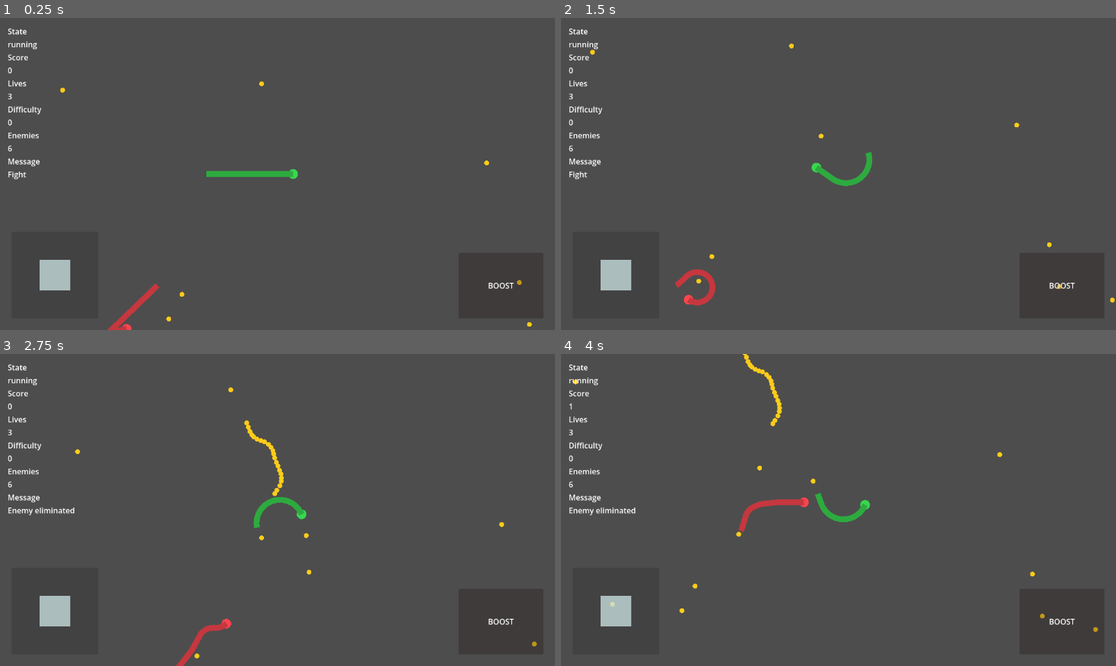
Above: before the commit, frames 1-4 (two rows, left to right).
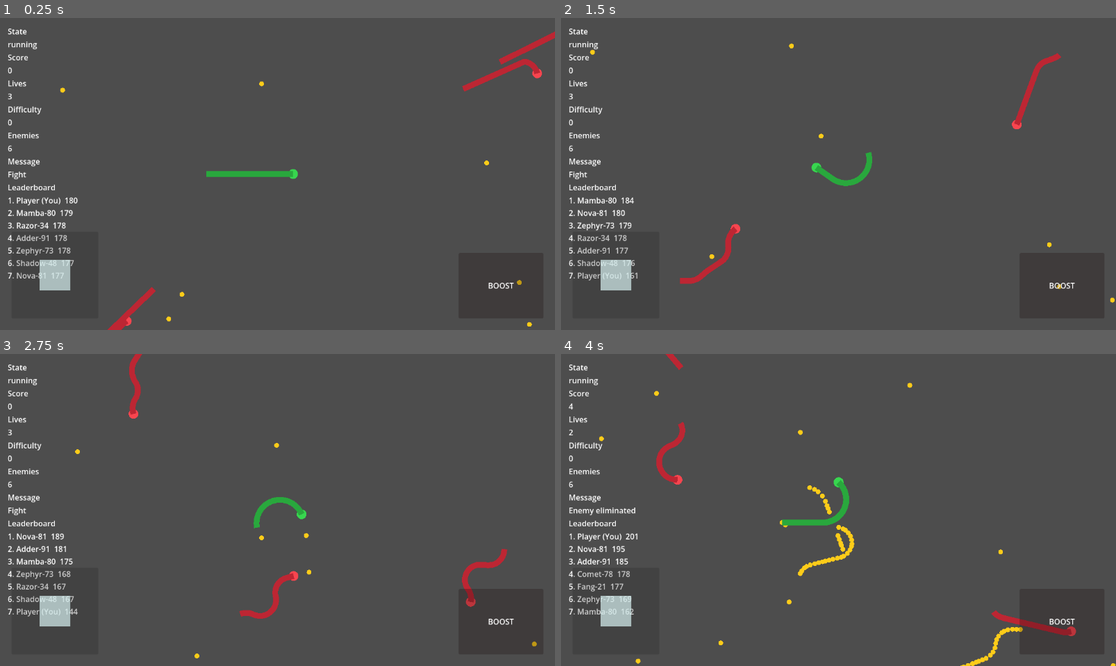
Above: after the commit, the same moments.

Repository: Jlu-waterbrother/snake_combat
Game: Godot game, scene res://scenes/main/main.tscn
Same seed, same stepped clock (60 frames per second), same inputs: the game is played once before the commit and once after it.
Inputs (mouse positions are in pixels of both pictures, inside the frame that each line leads up to):
- Up to frame 1 (0.25 s): no input
- Up to frame 2 (1.5 s): tap Enter at 0.5 s; move the mouse to (960, 158) at 0.52 s; hold D (turn_right) 0.53-1.25 s; hold Shift (boost) 0.53-1.25 s; click (960, 158) at 0.67 s; drag from (727, 189) to (688, 305) at 1.27 s
- Up to frame 3 (2.75 s): move the mouse to (333, 441) at 2.02 s; hold D (turn_right) from 2.03 s (still down); hold Shift (boost) from 2.03 s (still down)
- Up to frame 4 (4 s): release D (turn_right) at 2.75 s; release Shift (boost) at 2.75 s; drag from (810, 572) to (638, 450) at 2.77 s; move the mouse to (1005, 556) at 3.52 s; hold A (turn_left) from 3.53 s (still down); hold Shift (boost) from 3.53 s (still down)

The runs differ from the first frame. In frame 1, 1.4% of the frame differs, in the area x 1-100%, y 4-100%; in frame 2, 1.7%; in frame 3, 2.3%; in frame 4, 3.4%, in the area x 1-100%, y 0-100%.

Commit message:
食物性能优化V1

Diff:
--- /dev/null
+++ b/resources/config/default_enemy_skin.tres
@@ -0,0 +1,10 @@
+[gd_resource type="Resource" script_class="SnakeSkin" load_steps=2 format=3]
+
+[ext_resource type="Script" path="res://scripts/config/snake_skin.gd" id="1"]
+
+[resource]
+script = ExtResource("1")
+head_color = Color(0.97, 0.27, 0.31, 1)
+body_color = Color(0.74, 0.15, 0.2, 1)
+head_radius_scale = 1.0
+body_width_scale = 1.0
--- /dev/null
+++ b/resources/config/default_player_skin.tres
@@ -0,0 +1,10 @@
+[gd_resource type="Resource" script_class="SnakeSkin" load_steps=2 format=3]
+
+[ext_resource type="Script" path="res://scripts/config/snake_skin.gd" id="1"]
+
+[resource]
+script = ExtResource("1")
+head_color = Color(0.22, 0.84, 0.31, 1)
+body_color = Color(0.16, 0.66, 0.24, 1)
+head_radius_scale = 1.0
+body_width_scale = 1.0
--- a/scenes/ui/hud.tscn
+++ b/scenes/ui/hud.tscn
@@ -8,8 +8,8 @@
 [node name="Margin" type="MarginContainer" parent="."]
 offset_left = 16.0
 offset_top = 16.0
-offset_right = 320.0
-offset_bottom = 280.0
+offset_right = 460.0
+offset_bottom = 560.0
 
 [node name="Rows" type="VBoxContainer" parent="Margin"]
 
@@ -48,3 +48,9 @@
 
 [node name="MessageValue" type="Label" parent="Margin/Rows"]
 text = "Ready"
+
+[node name="LeaderboardLabel" type="Label" parent="Margin/Rows"]
+text = "Leaderboard"
+
+[node name="LeaderboardValue" type="Label" parent="Margin/Rows"]
+text = "-"
--- a/scenes/world/world.tscn
+++ b/scenes/world/world.tscn
@@ -8,6 +8,8 @@
 [ext_resource type="Resource" path="res://resources/config/default_ai_config.tres" id="6"]
 [ext_resource type="PackedScene" path="res://scenes/snake/player_snake.tscn" id="7"]
 [ext_resource type="PackedScene" path="res://scenes/food/food_item.tscn" id="8"]
+[ext_resource type="Resource" path="res://resources/config/default_player_skin.tres" id="9"]
+[ext_resource type="Resource" path="res://resources/config/default_enemy_skin.tres" id="10"]
 
 [node name="World" type="Node2D"]
 script = ExtResource("1")
@@ -21,6 +23,8 @@
 enemy_snake_scene = ExtResource("7")
 movement_config = ExtResource("4")
 ai_config = ExtResource("6")
+player_skin = ExtResource("9")
+enemy_skin = ExtResource("10")
 world_radius = 2200.0
 
 [node name="FoodManager" type="Node2D" parent="."]
--- /dev/null
+++ b/scripts/config/snake_skin.gd
@@ -0,0 +1,7 @@
+extends Resource
+class_name SnakeSkin
+
+@export var head_color: Color = Color(0.22, 0.84, 0.31)
+@export var body_color: Color = Color(0.16, 0.66, 0.24)
+@export var head_radius_scale: float = 1.0
+@export var body_width_scale: float = 1.0
--- a/scripts/managers/food_manager.gd
+++ b/scripts/managers/food_manager.gd
@@ -10,6 +10,8 @@
 @export var safe_spawn_radius: float = 180.0
 @export var respawn_on_consume: bool = true
 @export var spawn_attempts: int = 8
+@export var max_active_food_count: int = 420
+@export var max_food_samples_per_query: int = 320
 
 var _rng: RandomNumberGenerator = RandomNumberGenerator.new()
 var _next_food_id: int = 1
@@ -22,8 +24,12 @@
 		return
 
 	_rng.randomize()
-	_ensure_pool_capacity(initial_food_count)
-	for _i: int in range(initial_food_count):
+	var bootstrap_count: int = max(initial_food_count, 0)
+	if max_active_food_count > 0:
+		bootstrap_count = min(bootstrap_count, max_active_food_count)
+
+	_ensure_pool_capacity(bootstrap_count)
+	for _i: int in range(bootstrap_count):
 		_spawn_food_at_position(_sample_spawn_point(), 1)
 
 func spawn_food_burst(center_position: Vector2, amount: int) -> void:
@@ -55,13 +61,18 @@
 		nearest_map[origin_key] = Vector2.INF
 		best_distance_squared[origin_key] = max_distance_squared
 
-	var active_positions: PackedVector2Array = PackedVector2Array()
-	for food_node: Area2D in _active_food:
+	if _active_food.is_empty():
+		return nearest_map
+
+	var sample_budget: int = max(max_food_samples_per_query, 1)
+	var total_active: int = _active_food.size()
+	var sample_step: int = max(int(ceil(float(total_active) / float(sample_budget))), 1)
+	for index: int in range(0, total_active, sample_step):
+		var food_node: Area2D = _active_food[index]
 		if not is_instance_valid(food_node) or not food_node.visible:
 			continue
-		active_positions.append(food_node.global_position)
 
-	for food_position: Vector2 in active_positions:
+		var food_position: Vector2 = food_node.global_position
 		for origin_key: Variant in origins.keys():
 			var origin_value: Variant = origins.get(origin_key, Vector2.ZERO)
 			if origin_value is not Vector2:
@@ -80,7 +91,11 @@
 	return _active_food.size()
 
 func _ensure_pool_capacity(target_count: int) -> void:
-	while _active_food.size() + _inactive_food.size() < target_count:
+	var clamped_target: int = max(target_count, 0)
+	if max_active_food_count > 0:
+		clamped_target = min(clamped_target, max_active_food_count)
+
+	while _active_food.size() + _inactive_food.size() < clamped_target:
 		var food_node := food_scene.instantiate() as Area2D
 		if food_node == null:
 			push_error("food_scene must instantiate to Area2D.")
@@ -98,13 +113,28 @@
 		_inactive_food.append(food_node)
 
 func _spawn_food_at_position(point: Vector2, food_amount: int) -> void:
+	if max_active_food_count > 0 and _active_food.size() >= max_active_food_count:
+		if _active_food.is_empty():
+			return
+
+		var recycled_food: Area2D = _active_food.pop_back()
+		if not is_instance_valid(recycled_food):
+			return
+
+		var recycled_food_id: int = _next_food_id
+		_next_food_id += 1
+		_activate_food_node(recycled_food, recycled_food_id, point, food_amount)
+		return
+
 	var food_node: Area2D = _acquire_food_node()
 	if food_node == null:
 		return
 
 	var food_id: int = _next_food_id
 	_next_food_id += 1
+	_activate_food_node(food_node, food_id, point, food_amount)
 
+func _activate_food_node(food_node: Area2D, food_id: int, point: Vector2, food_amount: int) -> void:
 	if food_node.has_method("configure"):
 		food_node.call("configure", food_id, point, food_amount)
 	else:
--- a/scripts/managers/snake_manager.gd
+++ b/scripts/managers/snake_manager.gd
@@ -11,6 +11,8 @@
 @export var enemy_snake_scene: PackedScene
 @export var movement_config: Resource
 @export var ai_config: Resource
+@export var player_skin: Resource
+@export var enemy_skin: Resource
 @export var growth_per_food: float = 8.0
 @export var enemy_spawn_radius_min: float = 420.0
 @export var enemy_spawn_radius_max: float = 980.0
@@ -27,6 +29,26 @@
 const STATE_SEEK: StringName = &"seek"
 const STATE_CHASE: StringName = &"chase"
 const STATE_AVOID: StringName = &"avoid"
+const ENEMY_NAME_POOL := [
+	"Viper",
+	"Cobra",
+	"Mamba",
+	"Krait",
+	"Asp",
+	"Adder",
+	"Fang",
+	"Razor",
+	"Ember",
+	"Riptide",
+	"Nova",
+	"Storm",
+	"Blaze",
+	"Echo",
+	"Comet",
+	"Zephyr",
+	"Spike",
+	"Shadow",
+]
 
 var _rng: RandomNumberGenerator = RandomNumberGenerator.new()
 var _scores: Dictionary[StringName, int] = {}
@@ -43,6 +65,7 @@
 var _boost_scale: float = 1.0
 var _shed_length_remainder: Dictionary[StringName, float] = {}
 var _invincibility_remaining: Dictionary[StringName, float] = {}
+var _snake_display_names: Dictionary[StringName, String] = {}
 
 func _ready() -> void:
 	_rng.randomize()
@@ -142,6 +165,7 @@
 	_scores.erase(snake_id)
 	_shed_length_remainder.erase(snake_id)
 	_invincibility_remaining.erase(snake_id)
+	_snake_display_names.erase(snake_id)
 	if snake_id == _player_snake_id:
 		_player_snake_id = &""
 	if was_enemy:
@@ -186,6 +210,19 @@
 		if value is float or value is int:
 			return float(value)
 	return 0.0
+
+func get_leaderboard_entries() -> Array[Dictionary]:
+	var entries: Array[Dictionary] = []
+	for snake_id: StringName in _snake_nodes.keys():
+		entries.append({
+			"snake_id": snake_id,
+			"name": _snake_display_names.get(snake_id, String(snake_id)),
+			"length": _snake_length(snake_id),
+			"is_player": snake_id == _player_snake_id,
+		})
+
+	entries.sort_custom(_sort_leaderboard_entries)
+	return entries
 
 func set_temporary_invincibility(snake_id: StringName, duration_seconds: float) -> void:
 	if not _snake_nodes.has(snake_id):
@@ -236,13 +273,19 @@
 		push_error("Snake scene must instantiate to Node2D.")
 		return false
 
+	var applied_skin: bool = false
+	if snake_node.has_method("set_skin"):
+		var selected_skin: Resource = enemy_skin if is_enemy else player_skin
+		if selected_skin != null:
+			snake_node.call("set_skin", selected_skin)
+			applied_skin = true
 	if snake_node.has_method("set_movement_config"):
 		snake_node.call("set_movement_config", movement_config)
 	if snake_node.has_method("set_snake_id"):
 		snake_node.call("set_snake_id", snake_id)
 	if snake_node.has_method("set_control_mode"):
 		snake_node.call("set_control_mode", 1 if is_enemy else 0)
-	if snake_node.has_method("set_head_color") and is_enemy:
+	if snake_node.has_method("set_head_color") and is_enemy and not applied_skin:
 		snake_node.call("set_head_color", Color(0.97, 0.27, 0.31))
 	if snake_node.has_signal("snake_died"):
 		snake_node.snake_died.connect(_on_snake_node_died.bind(snake_id))
@@ -254,6 +297,7 @@
 	_snake_nodes[snake_id] = snake_node
 	_scores[snake_id] = 0
 	_shed_length_remainder[snake_id] = 0.0
+	_snake_display_names[snake_id] = _generate_enemy_name() if is_enemy else "Player"
 	return true
 
 func _sample_enemy_spawn_position() -> Vector2:
@@ -492,6 +536,29 @@
 			return max(float(value), 0.0)
 	return 0.0
 
+func _sort_leaderboard_entries(a: Dictionary, b: Dictionary) -> bool:
+	var length_a: float = float(a.get("length", 0.0))
+	var length_b: float = float(b.get("length", 0.0))
+	if is_equal_approx(length_a, length_b):
+		var name_a: String = String(a.get("name", ""))
+		var name_b: String = String(b.get("name", ""))
+		return name_a < name_b
+	return length_a > length_b
+
+func _generate_enemy_name() -> String:
+	if ENEMY_NAME_POOL.is_empty():
+		return "Enemy-%03d" % _rng.randi_range(0, 999)
+
+	var attempts: int = max(ENEMY_NAME_POOL.size() * 2, 8)
+	for _attempt: int in range(attempts):
+		var pool_index: int = _rng.randi_range(0, ENEMY_NAME_POOL.size() - 1)
+		var base_name: String = ENEMY_NAME_POOL[pool_index]
+		var candidate: String = "%s-%02d" % [base_name, _rng.randi_range(0, 99)]
+		if not _snake_display_names.values().has(candidate):
+			return candidate
+
+	return "%s-%03d" % [ENEMY_NAME_POOL[0], _rng.randi_range(100, 999)]
+
 func _update_invincibility(delta: float) -> void:
 	if _invincibility_remaining.is_empty():
 		return
@@ -551,8 +618,8 @@
 	var drop_amount: int = int(floor(accumulated_length / growth_unit))
 	_shed_length_remainder[snake_id] = accumulated_length - float(drop_amount) * growth_unit
 
-	for _i: int in range(drop_amount):
-		snake_mass_dropped.emit(world_position, 1)
+	if drop_amount > 0:
+		snake_mass_dropped.emit(world_position, drop_amount)
 
 func _random_direction() -> Vector2:
 	var angle: float = _rng.randf_range(0.0, TAU)
--- a/scripts/snake/player_snake.gd
+++ b/scripts/snake/player_snake.gd
@@ -9,11 +9,16 @@
 }
 
 @export var movement_config: Resource
+@export var skin: Resource
 @export var default_base_speed: float = 165.0
 @export var default_boost_speed: float = 255.0
 @export var boost_body_drain_per_second: float = 18.0
 @export var min_body_length_for_boost: float = 120.0
 @export var min_body_length: float = 80.0
+@export var visual_reference_length: float = 180.0
+@export var head_growth_scale: float = 0.35
+@export var body_width_growth_scale: float = 0.45
+@export var max_visual_scale: float = 2.4
 @export var coiling_turn_threshold: float = 0.55
 @export var coiling_shrink_per_second: float = 8.0
 @export var default_turn_rate_deg_per_second: float = 300.0
@@ -38,6 +43,12 @@
 var _is_dead: bool = false
 var _ai_turn_input: float = 0.0
 var _ai_boosting: bool = false
+var _base_head_radius: float = 10.0
+var _base_body_line_width: float = 12.0
+var _skin_head_color: Color = Color(0.22, 0.84, 0.31)
+var _skin_body_color: Color = Color(0.18, 0.67, 0.25)
+var _skin_head_radius_scale: float = 1.0
+var _skin_body_width_scale: float = 1.0
 
 func _ready() -> void:
 	_heading = initial_heading.normalized()
@@ -47,6 +58,12 @@
 	head_area.collision_layer = 4
 	head_area.collision_mask = 8
 	head_area.add_to_group("snake_head")
+	_base_head_radius = max(head_radius, 1.0)
+	_base_body_line_width = max(body_line.width, 1.0)
+	_skin_head_color = head_color
+	_skin_body_color = head_color.darkened(0.2)
+	_apply_skin()
+	_sync_visual_scale()
 	_sync_head_collision()
 	_sync_body_style()
 
@@ -88,6 +105,7 @@
 	if contraction_factor > 0.0:
 		body_length = max(body_length - coiling_shrink_per_second * contraction_factor * delta, min_body_length)
 
+	_sync_visual_scale()
 	_append_trail_point(global_position)
 	_trim_trail_to_length(body_length)
 	_sync_body_line()
@@ -115,9 +133,15 @@
 
 func set_head_color(new_head_color: Color) -> void:
 	head_color = new_head_color
+	_skin_head_color = new_head_color
+	_skin_body_color = new_head_color.darkened(0.2)
 	if is_inside_tree():
 		_sync_body_style()
 		queue_redraw()
+
+func set_skin(new_skin: Resource) -> void:
+	skin = new_skin
+	_apply_skin()
 
 func grow_by(length_delta: float) -> void:
 	if length_delta <= 0.0:
@@ -188,6 +212,49 @@
 	if _trail_points.is_empty():
 		return global_position
 	return _trail_points[0]
+
+func _apply_skin() -> void:
+	var next_head_color: Color = _skin_head_color
+	var next_body_color: Color = _skin_body_color
+	var next_head_scale: float = 1.0
+	var next_body_scale: float = 1.0
+
+	if skin != null:
+		next_head_color = _skin_color("head_color", _skin_head_color)
+		next_body_color = _skin_color("body_color", next_head_color.darkened(0.2))
+		next_head_scale = max(_skin_number("head_radius_scale", 1.0), 0.4)
+		next_body_scale = max(_skin_number("body_width_scale", 1.0), 0.4)
+
+	_skin_head_color = next_head_color
+	_skin_body_color = next_body_color
+	_skin_head_radius_scale = next_head_scale
+	_skin_body_width_scale = next_body_scale
+	head_color = _skin_head_color
+
+	if is_inside_tree():
+		_sync_visual_scale()
+		_sync_body_style()
+		queue_redraw()
+
+func _sync_visual_scale() -> void:
+	var reference_length: float = max(visual_reference_length, 1.0)
+	var length_ratio: float = max(body_length / reference_length, 0.01)
+	var growth_amount: float = max(length_ratio - 1.0, 0.0)
+	var visual_scale_limit: float = max(max_visual_scale, 1.0)
+
+	var head_scale: float = clamp(1.0 + growth_amount * max(head_growth_scale, 0.0), 1.0, visual_scale_limit)
+	var body_scale: float = clamp(1.0 + growth_amount * max(body_width_growth_scale, 0.0), 1.0, visual_scale_limit)
+
+	var target_head_radius: float = _base_head_radius * _skin_head_radius_scale * head_scale
+	var target_body_width: float = _base_body_line_width * _skin_body_width_scale * body_scale
+	var head_changed: bool = not is_equal_approx(head_radius, target_head_radius)
+
+	head_radius = target_head_radius
+	if body_line != null:
+		body_line.width = target_body_width
+	if head_changed:
+		_sync_head_collision()
+		queue_redraw()
 
 func _append_trail_point(world_point: Vector2) -> void:
 	if _trail_points.is_empty():
@@ -267,7 +334,7 @@
 func _sync_body_style() -> void:
 	if body_line == null:
 		return
-	body_line.default_color = head_color.darkened(0.2)
+	body_line.default_color = _skin_body_color
 
 func _config_number(property_name: String, fallback: float) -> float:
 	if movement_config == null:
@@ -277,3 +344,21 @@
 	if value is float or value is int:
 		return float(value)
 	return fallback
+
+func _skin_number(property_name: String, fallback: float) -> float:
+	if skin == null:
+		return fallback
+
+	var value: Variant = skin.get(property_name)
+	if value is float or value is int:
+		return float(value)
+	return fallback
+
+func _skin_color(property_name: String, fallback: Color) -> Color:
+	if skin == null:
+		return fallback
+
+	var value: Variant = skin.get(property_name)
+	if value is Color:
+		return value
+	return fallback
--- a/scripts/ui/hud.gd
+++ b/scripts/ui/hud.gd
@@ -6,6 +6,7 @@
 @onready var difficulty_value_label: Label = $Margin/Rows/DifficultyValue
 @onready var enemies_value_label: Label = $Margin/Rows/EnemiesValue
 @onready var message_value_label: Label = $Margin/Rows/MessageValue
+@onready var leaderboard_value_label: Label = $Margin/Rows/LeaderboardValue
 
 var _enemy_count: int = 0
 
@@ -16,6 +17,16 @@
 	world.difficulty_changed.connect(_on_difficulty_changed)
 	world.snake_spawned.connect(_on_snake_spawned)
 	world.snake_died.connect(_on_snake_died)
+	if world.has_signal("leaderboard_changed"):
+		world.leaderboard_changed.connect(_on_leaderboard_changed)
+	if world.has_method("get_leaderboard_entries"):
+		var entries_value: Variant = world.call("get_leaderboard_entries")
+		if entries_value is Array:
+			var entries: Array[Dictionary] = []
+			for entry_value: Variant in entries_value:
+				if entry_value is Dictionary:
+					entries.append(entry_value)
+			_on_leaderboard_changed(entries)
 
 func _on_match_state_changed(state: StringName) -> void:
 	state_value_label.text = String(state)
@@ -52,3 +63,20 @@
 		_enemy_count = max(_enemy_count - 1, 0)
 		enemies_value_label.text = str(_enemy_count)
 		message_value_label.text = "Enemy eliminated"
+
+func _on_leaderboard_changed(entries: Array[Dictionary]) -> void:
+	if entries.is_empty():
+		leaderboard_value_label.text = "-"
+		return
+
+	var lines: PackedStringArray = PackedStringArray()
+	var rank: int = 1
+	for entry: Dictionary in entries:
+		var display_name: String = String(entry.get("name", "Unknown"))
+		if bool(entry.get("is_player", false)):
+			display_name = "%s (You)" % display_name
+		var length_value: float = float(entry.get("length", 0.0))
+		lines.append("%d. %s  %.0f" % [rank, display_name, length_value])
+		rank += 1
+
+	leaderboard_value_label.text = "\n".join(lines)
--- a/scripts/world/world.gd
+++ b/scripts/world/world.gd
@@ -8,6 +8,7 @@
 signal enemy_state_changed(snake_id: StringName, state: StringName)
 signal lives_changed(remaining_lives: int)
 signal difficulty_changed(level: int, enemy_target: int)
+signal leaderboard_changed(entries: Array[Dictionary])
 
 @export var movement_config: Resource
 @export var food_config: Resource
@@ -35,6 +36,7 @@
 var _max_difficulty_level: int = 5
 var _base_camera_follow_lerp_speed: float = 8.0
 var _pre_pause_state: StringName = &"running"
+var _last_leaderboard_signature: String = ""
 
 func _ready() -> void:
 	snake_manager.snake_spawned.connect(_on_snake_spawned)
@@ -80,6 +82,7 @@
 
 func _physics_process(delta: float) -> void:
 	_update_dynamic_difficulty(delta)
+	_emit_leaderboard_if_changed()
 
 	if _camera_target_snake_id == &"":
 		return
@@ -91,6 +94,7 @@
 	camera_rig.global_position = camera_rig.global_position.lerp(target_position, follow_weight)
 
 func start_match() -> void:
+	_last_leaderboard_signature = ""
 	_remaining_lives = max(player_lives, 1)
 	lives_changed.emit(_remaining_lives)
 
@@ -109,10 +113,12 @@
 	snake_manager.spawn_enemy_snakes(_base_enemy_count)
 	_camera_target_snake_id = player_snake_id
 	_set_match_state(&"running")
+	_emit_leaderboard_if_changed()
 
 func stop_match() -> void:
 	_camera_target_snake_id = &""
 	_set_match_state(&"stopped")
+	_emit_leaderboard_if_changed()
 
 func set_pause_state(paused: bool) -> void:
 	if paused:
@@ -151,6 +157,33 @@
 	snake_manager.set_ai_difficulty_scalars(1.0 + normalized_level * 0.6, 1.0 + normalized_level * 0.5)
 	camera_follow_lerp_speed = lerp(_base_camera_follow_lerp_speed, _base_camera_follow_lerp_speed + 3.0, normalized_level)
 	difficulty_changed.emit(_difficulty_level, target_enemy_count)
+
+func get_leaderboard_entries() -> Array[Dictionary]:
+	if snake_manager == null or not snake_manager.has_method("get_leaderboard_entries"):
+		return []
+
+	var entries_value: Variant = snake_manager.call("get_leaderboard_entries")
+	var entries: Array[Dictionary] = []
+	if entries_value is Array:
+		for entry_value: Variant in entries_value:
+			if entry_value is Dictionary:
+				entries.append(entry_value)
+	return entries
+
+func _emit_leaderboard_if_changed() -> void:
+	var entries: Array[Dictionary] = get_leaderboard_entries()
+	var signature_parts: PackedStringArray = PackedStringArray()
+	for entry: Dictionary in entries:
+		var snake_id: String = String(entry.get("snake_id", ""))
+		var length_value: float = float(entry.get("length", 0.0))
+		signature_parts.append("%s:%.2f" % [snake_id, length_value])
+
+	var signature: String = "|".join(signature_parts)
+	if signature == _last_leaderboard_signature:
+		return
+
+	_last_leaderboard_signature = signature
+	leaderboard_changed.emit(entries)
 
 func _on_food_eaten(snake_id: StringName, amount: int) -> void:
 	food_eaten.emit(snake_id, amount)
Not shown: 1 places in scenes/world/world.tscn that only renumber resources
